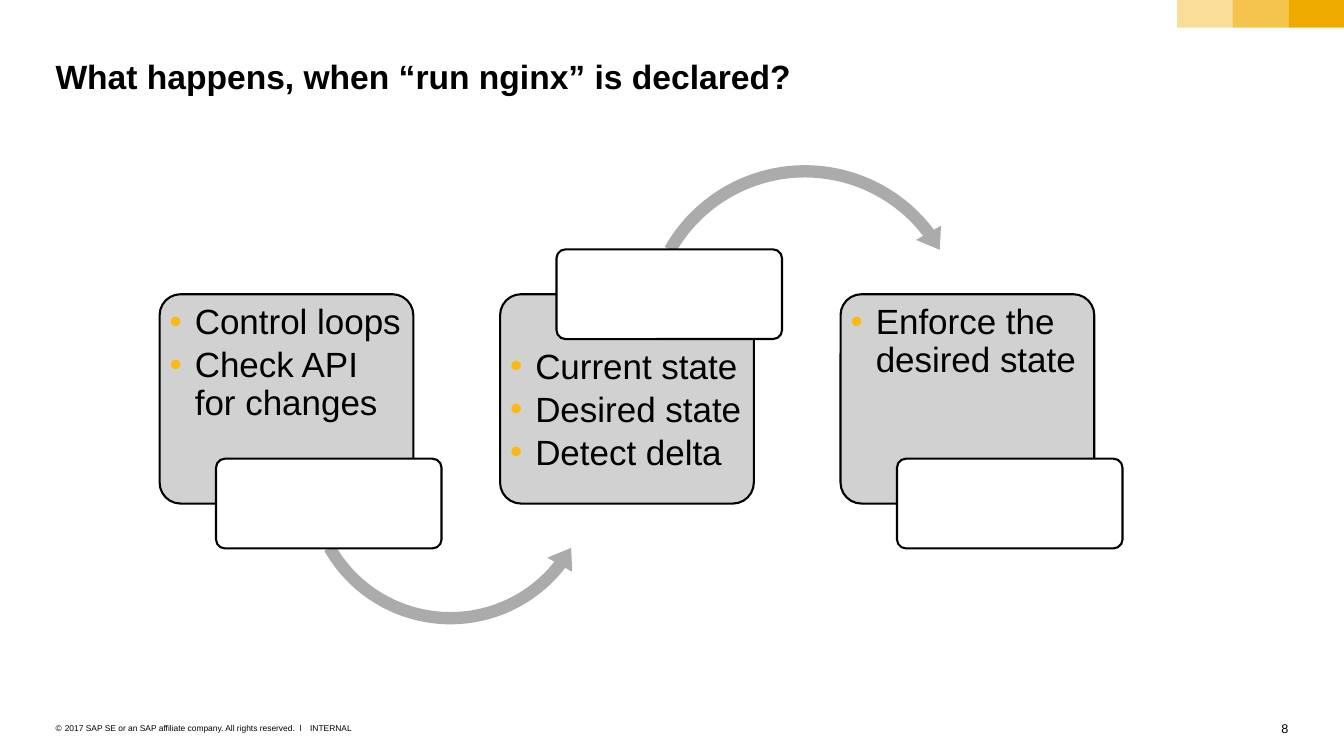
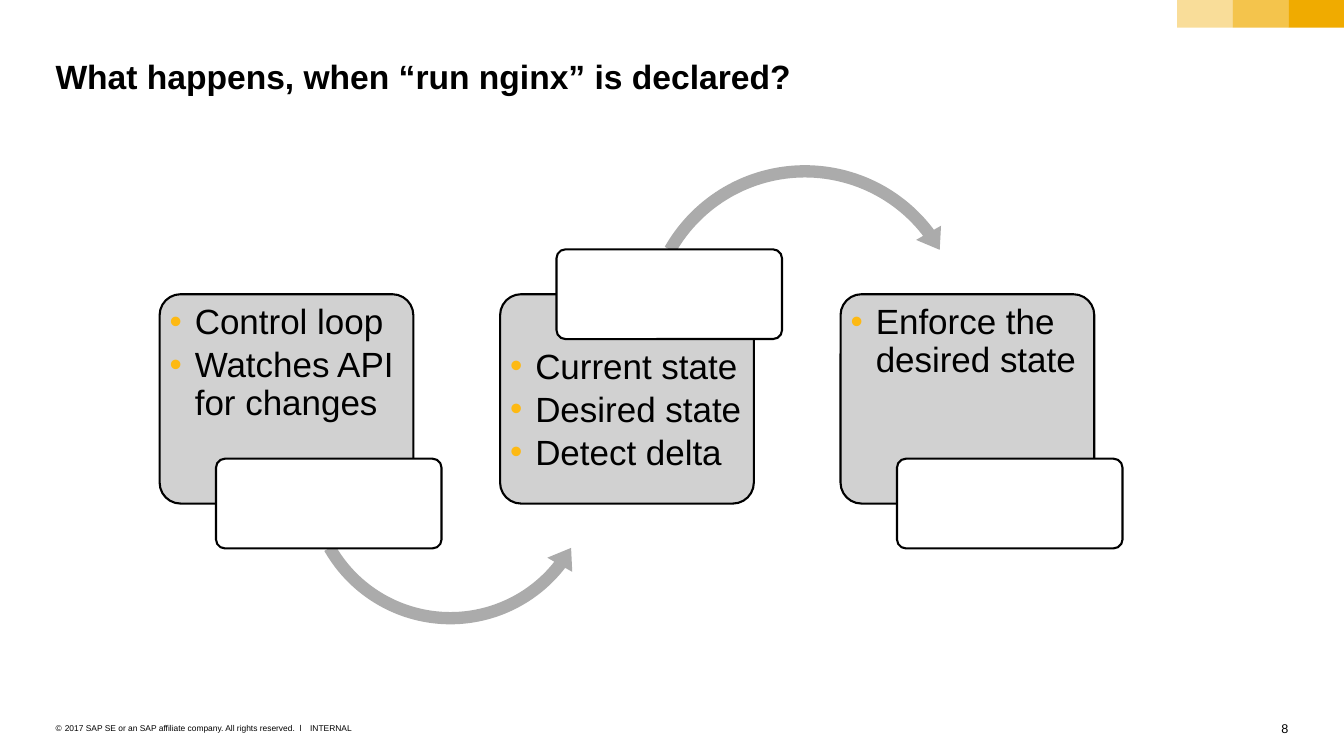
Before and after one commit to sriramrokkam/k8s-training, a slide deck: slide 8 of kubernetes/01_k8s_core_components.pptx. Drawn at 1344x756 pixels with LibreOffice and Linux fonts; fonts in the diff are those of the drawing. Boxes give left, top, right and bottom in pixels: in the first picture for what was removed or moved away, otherwise in the second. Text is boxed around its words. In the diff, an @@ line names an element or a change of style, - is before the commit and + after.

```diff
--- a/kubernetes/01_k8s_core_components.pptx
+++ b/kubernetes/01_k8s_core_components.pptx
@@ text at <box>195,308,393,422</box>: text changed @@
-  • Control loops
-  • Check API for changes
+  • Control loop
+  • Watches API for changes
```
Also in this commit, not shown: 1 other slide changed, 1 slide added, 1 other file.
